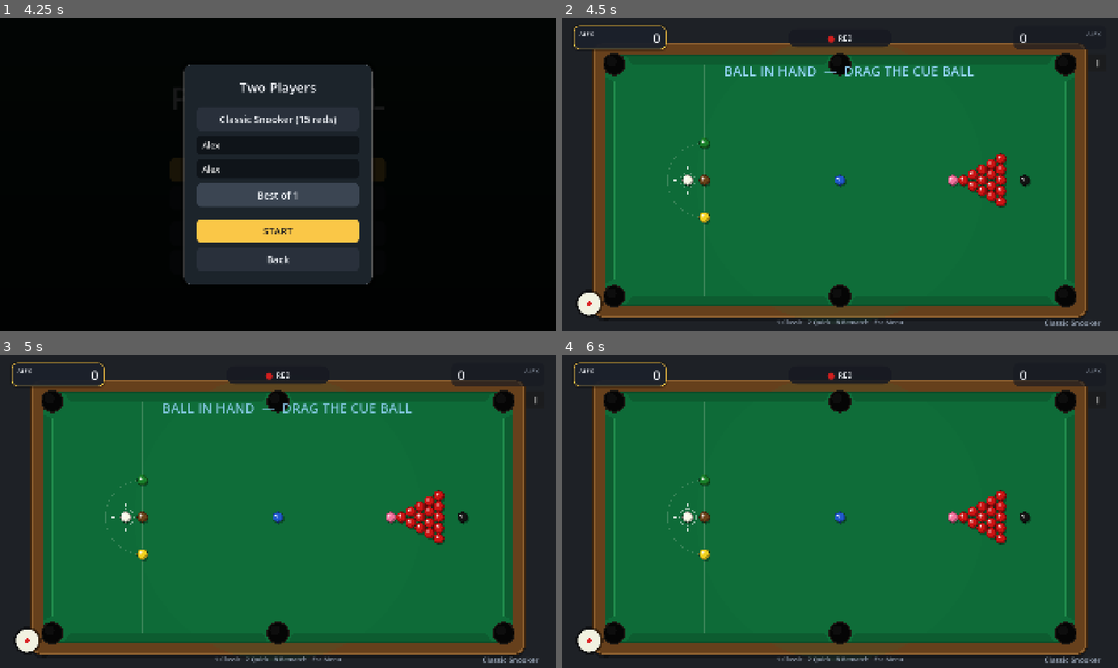
Above: before the commit, frames 1-4 (two rows, left to right).
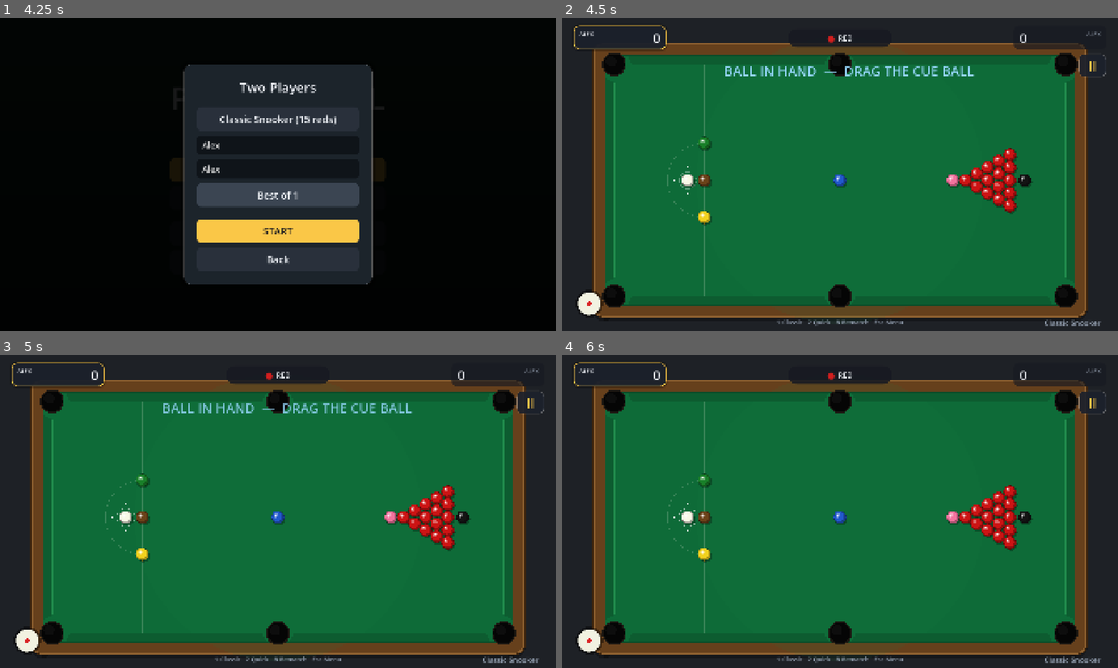
Above: after the commit, the same moments.

Repository: SaadiDK-003/pocket_duel
Game: Godot game, scene res://scenes/main_menu/main_menu.tscn
Two runs of this game, one before a commit and one after it. Both use one fixed random seed, a clock stepped at 60 frames per second and the inputs below.
Inputs (mouse positions are in pixels of both pictures, inside the frame that each line leads up to):
- Up to frame 1 (4.25 s): click "PLAY WITH HUMAN" at 0.5 s; click (278, 146) at 1.27 s; type "Alex" at 1.35 s; click (278, 168) at 1.5 s; type "Alex" at 1.58 s; click "PLAY WITH HUMAN" at 2 s; click "PLAY WITH BOT" at 2.75 s; click "PLAY WITH BOT" at 3.5 s
- Up to frame 2 (4.5 s): click "START" at 4.25 s
- Up to frame 3 (5 s): no input
- Up to frame 4 (6 s): click "‖" (after the commit: "II") at 5 s; click "Restart" at 5.75 s

Frame 1 is identical in both runs. In frame 2, 1.8% of the frame differs, in the area x 7-98%, y 11-93%; in frame 3, 1.7%; in frame 4, 1.8%.

Commit message:
Scale balls & pockets to the table; bigger, clearer pause button
- Ball radius now scales with the table (was a fixed 18px that looked tiny on
  wide phones), bounded by table width so the 15-red rack always fits between
  pink and black. Verified no overlaps on wide and 4:3.
- Pocket capture radius, holes, and cushion openings scale with the table too,
  keeping everything in proportion on any screen.
- Pause button enlarged (96x80) with a rounded panel and gold 'II' — far easier
  to see and tap on a phone.

Co-Authored-By: Claude Opus 4.8 <noreply@anthropic.com>

Diff:
--- a/scripts/snooker/ai_player.gd
+++ b/scripts/snooker/ai_player.gd
@@ -14,7 +14,7 @@
 
 func choose_shot(game) -> Dictionary:
 	var cue: Ball = game.cue_ball
-	var radius: float = game.BALL_RADIUS
+	var radius: float = game.ball_radius
 	var targets := _legal_targets(game)
 
 	var best: Dictionary = {}
--- a/scripts/snooker/game_manager.gd
+++ b/scripts/snooker/game_manager.gd
@@ -22,7 +22,7 @@
 const RESTITUTION_CUSHION: float = 0.78  # Energy kept on a cushion bounce.
 const RESTITUTION_BALL: float = 0.94     # Energy kept on a ball-to-ball hit.
 const MAX_SHOT_SPEED: float = 3400.0     # px/s at 100% power.
-const BALL_RADIUS: float = 18.0
+var ball_radius: float = 18.0            # Scaled to the table in _layout().
 
 # --- Spin ---
 const FOLLOW_FACTOR: float = 0.65        # Follow/draw kick as a fraction of impact speed.
@@ -158,6 +158,10 @@
 	var vp := get_viewport().get_visible_rect().size
 	_last_vp = vp
 	table.setup(_compute_play_rect(vp))
+	# Balls scale with the table so they're a consistent, readable size on any
+	# screen (bigger than the old fixed 18px on wide phones). Bounded by table
+	# WIDTH too, so the 15-red triangle always fits between the pink and black.
+	ball_radius = clampf(minf(table.play_rect.size.y * 0.030, table.play_rect.size.x * 0.0138), 15.0, 26.0)
 	hud.layout(vp)
 
 
@@ -414,7 +418,7 @@
 
 
 func _build_reds(pink: Vector2, count: int) -> void:
-	var spacing := BALL_RADIUS * 2.0 + 1.0          # Touching, with a hair of gap.
+	var spacing := ball_radius * 2.0 + 1.0          # Touching, with a hair of gap.
 	var row_dx := spacing * cos(deg_to_rad(30.0))   # Row-to-row spacing (~0.866).
 	var apex_x := pink.x + spacing                  # Apex just behind the pink.
 	var placed := 0
@@ -432,7 +436,7 @@
 func _spawn(type: int, value: int, color: Color, pos: Vector2) -> Ball:
 	var b := Ball.new()
 	add_child(b)
-	b.setup(type, value, color, pos, BALL_RADIUS)
+	b.setup(type, value, color, pos, ball_radius)
 	balls.append(b)
 	return b
 
@@ -509,7 +513,7 @@
 ## semicircle), keeping the whole ball on the table.
 func clamp_to_d(pos: Vector2) -> Vector2:
 	var c := Vector2(table.baulk_x, table.play_rect.get_center().y)
-	var r := table.d_radius - BALL_RADIUS
+	var r := table.d_radius - ball_radius
 	var off := pos - c
 	if off.x > 0.0:
 		off.x = 0.0                 # Only the baulk side of the line.
@@ -650,7 +654,7 @@
 		var s: Vector2 = table.spots[VALUE_SPOT[v]]
 		if _spot_free(s, b):
 			return s
-	var step := BALL_RADIUS * 2.0
+	var step := ball_radius * 2.0
 	for i in range(1, 40):
 		var up := own + Vector2(step * i, 0.0)
 		if table.play_rect.has_point(up) and _spot_free(up, b):
@@ -665,7 +669,7 @@
 	for o in balls:
 		if o == exclude or o.is_potted:
 			continue
-		if o.position.distance_to(pos) < BALL_RADIUS * 2.0 - 0.5:
+		if o.position.distance_to(pos) < ball_radius * 2.0 - 0.5:
 			return false
 	return true
 
--- a/scripts/snooker/hud.gd
+++ b/scripts/snooker/hud.gd
@@ -244,10 +244,21 @@
 
 func _make_pause_button() -> void:
 	_pause = Button.new()
-	_pause.text = "‖"
-	_pause.custom_minimum_size = Vector2(62, 58)
-	_pause.size = Vector2(62, 58)
-	_pause.add_theme_font_size_override("font_size", 26)
+	_pause.text = "II"
+	_pause.custom_minimum_size = Vector2(96, 80)
+	_pause.size = Vector2(96, 80)
+	_pause.add_theme_font_size_override("font_size", 46)
+	var st := StyleBoxFlat.new()
+	st.bg_color = Color(0.11, 0.13, 0.17, 0.92)
+	st.set_corner_radius_all(18)
+	st.set_border_width_all(2)
+	st.border_color = Color(1, 1, 1, 0.12)
+	_pause.add_theme_stylebox_override("normal", st)
+	var sh := st.duplicate(); sh.bg_color = Color(0.18, 0.21, 0.26, 0.95)
+	_pause.add_theme_stylebox_override("hover", sh)
+	_pause.add_theme_stylebox_override("pressed", sh)
+	_pause.add_theme_color_override("font_color", ACCENT)
+	_pause.add_theme_color_override("font_hover_color", ACCENT)
 	_pause.pressed.connect(func(): Audio.play("ui_click"); pause_requested.emit())
 	add_child(_pause)
 
--- a/scripts/snooker/table.gd
+++ b/scripts/snooker/table.gd
@@ -18,17 +18,17 @@
 var d_radius: float = 0.0
 var spots: Dictionary = {}                 # colour name -> Vector2
 
-# --- Physics ---
-var pocket_radius: float = 42.0            # Capture radius (unchanged; gameplay).
+# --- Physics --- (all scaled to the table in _compute_geometry)
+var pocket_radius: float = 42.0            # Capture radius.
 
-# --- Look & feel ---
+# --- Look & feel (scaled to the table) ---
 const CUSHION_W: float = 30.0              # Cushion band thickness.
 const RAIL_W: float = 46.0                 # Wooden frame beyond the cushions.
 const JAW: float = 16.0                    # How far cushion noses angle into pockets.
-const CORNER_OPEN: float = 44.0            # Cushion pullback near corner pockets.
-const MID_OPEN: float = 36.0               # Cushion pullback near middle pockets.
-const CORNER_HOLE: float = 34.0
-const MID_HOLE: float = 30.0
+var corner_open: float = 44.0              # Cushion pullback near corner pockets.
+var mid_open: float = 36.0                 # Cushion pullback near middle pockets.
+var corner_hole: float = 34.0
+var mid_hole: float = 30.0
 
 var felt_color: Color = Color(0.055, 0.42, 0.22)
 var felt_light: Color = Color(0.10, 0.50, 0.27)
@@ -57,6 +57,13 @@
 	var cy := play_rect.get_center().y
 	baulk_x = x0 + 0.20 * L                 # Baulk line: 1/5 up from baulk end.
 	d_radius = 0.16 * w                     # "D" radius ~ 0.16 of table width.
+	# Pockets and cushion openings scale with the table so they stay in
+	# proportion (and match the scaled ball size) on every screen.
+	pocket_radius = w * 0.055
+	corner_hole = pocket_radius * 0.82
+	mid_hole = pocket_radius * 0.72
+	corner_open = pocket_radius * 1.05
+	mid_open = pocket_radius * 0.86
 	spots = {
 		"green": Vector2(baulk_x, cy - d_radius),        # Left corner of the D.
 		"brown": Vector2(baulk_x, cy),                   # Middle of the baulk line.
@@ -116,12 +123,12 @@
 	var b := play_rect.end.y
 	var mx := play_rect.get_center().x
 	# Top / bottom rails are split by the middle pocket; sides are single.
-	_cushion(Vector2(l + CORNER_OPEN, t), Vector2(mx - MID_OPEN, t), Vector2(0, -1))
-	_cushion(Vector2(mx + MID_OPEN, t), Vector2(r - CORNER_OPEN, t), Vector2(0, -1))
-	_cushion(Vector2(l + CORNER_OPEN, b), Vector2(mx - MID_OPEN, b), Vector2(0, 1))
-	_cushion(Vector2(mx + MID_OPEN, b), Vector2(r - CORNER_OPEN, b), Vector2(0, 1))
-	_cushion(Vector2(l, t + CORNER_OPEN), Vector2(l, b - CORNER_OPEN), Vector2(-1, 0))
-	_cushion(Vector2(r, t + CORNER_OPEN), Vector2(r, b - CORNER_OPEN), Vector2(1, 0))
+	_cushion(Vector2(l + corner_open, t), Vector2(mx - mid_open, t), Vector2(0, -1))
+	_cushion(Vector2(mx + mid_open, t), Vector2(r - corner_open, t), Vector2(0, -1))
+	_cushion(Vector2(l + corner_open, b), Vector2(mx - mid_open, b), Vector2(0, 1))
+	_cushion(Vector2(mx + mid_open, b), Vector2(r - corner_open, b), Vector2(0, 1))
+	_cushion(Vector2(l, t + corner_open), Vector2(l, b - corner_open), Vector2(-1, 0))
+	_cushion(Vector2(r, t + corner_open), Vector2(r, b - corner_open), Vector2(1, 0))
 
 
 ## One cushion segment: a from/to along the nose line, `out` points to the frame.
@@ -140,7 +147,7 @@
 	for p in pockets:
 		var pos: Vector2 = p["pos"]
 		var is_mid: bool = absf(pos.y - play_rect.position.y) > 1.0 and absf(pos.y - play_rect.end.y) > 1.0
-		var hole: float = MID_HOLE if is_mid else CORNER_HOLE
+		var hole: float = mid_hole if is_mid else corner_hole
 		draw_circle(pos, hole + 5.0, pocket_rim)          # leather rim
 		draw_circle(pos, hole, pocket_color)              # hole
 		draw_circle(pos - Vector2(hole * 0.28, hole * 0.28), hole * 0.5, Color(0.05, 0.05, 0.05))  # subtle depth
